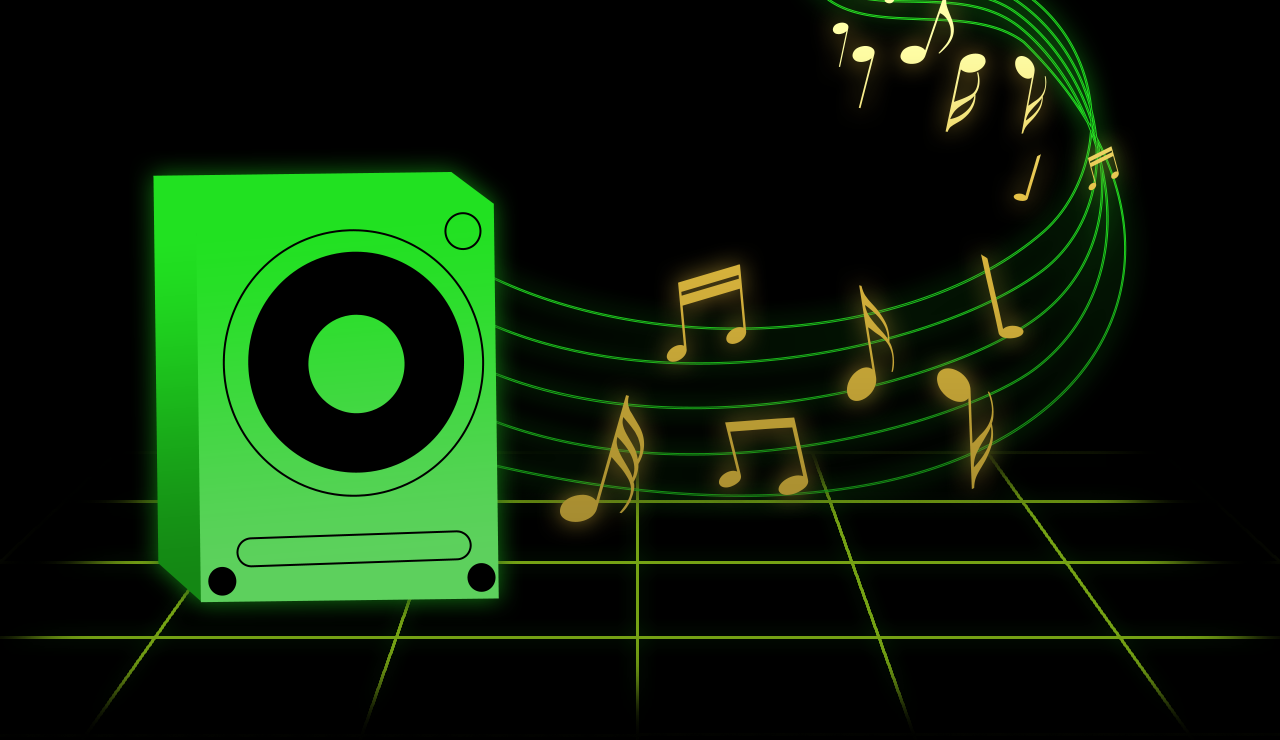
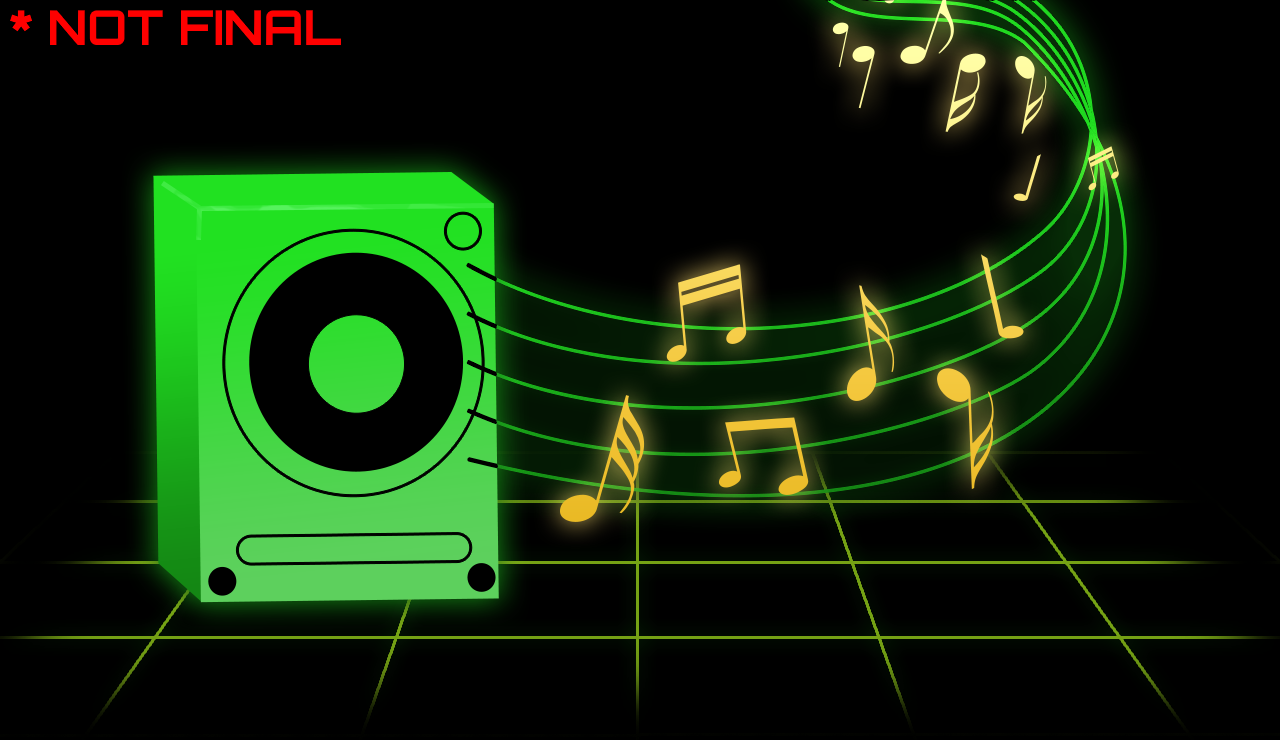
Layered file, before and after one edit (1280 x 740). Changes by layer:
added layer "* NOT FINAL" above "Icons" over <box>10,10,341,46</box>
added layer "Shape 1 copy" in group "Details" over <box>467,263,497,468</box>
added layer "Shape 6" in group "Details" over <box>161,181,494,240</box>
painted on "Ellipse 2 copy", masked it over <box>241,563,458,568</box>
painted on "Ellipse 1", masked it over <box>306,212,482,416</box>
hid "Shape 3", painted on it, masked it over <box>248,251,465,473</box>
painted on "Rectangle 3", masked it over <box>236,530,472,568</box>
painted on "Rectangle 2", masked it over <box>222,229,485,497</box>
painted on "Rectangle 1" (2nd of 2, in "Icons" › "Speaker" › "Block copy 3"), masked it over <box>195,203,499,603</box>
painted on "Shape 1" (2nd of 4, in "Icons" › "Speaker" › "Block copy 3"), masked it over <box>153,175,208,602</box>
painted on "Shape 2" (2nd of 4, in "Icons" › "Speaker" › "Block copy 3"), masked it over <box>153,172,494,246</box>
painted on "Shape 2" (3rd of 4, in "Icons" › "Yellow Notes"), masked it over <box>560,0,1119,522</box>
painted on "Shape 1" (4th of 4, in "Icons" › "Green Notes"), masked it over <box>467,0,1127,497</box>
